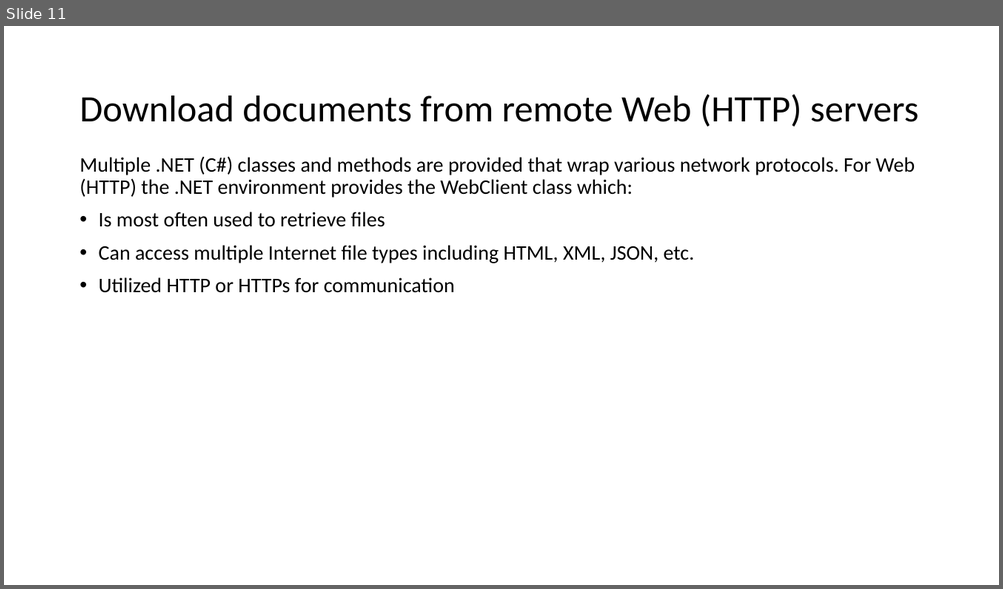
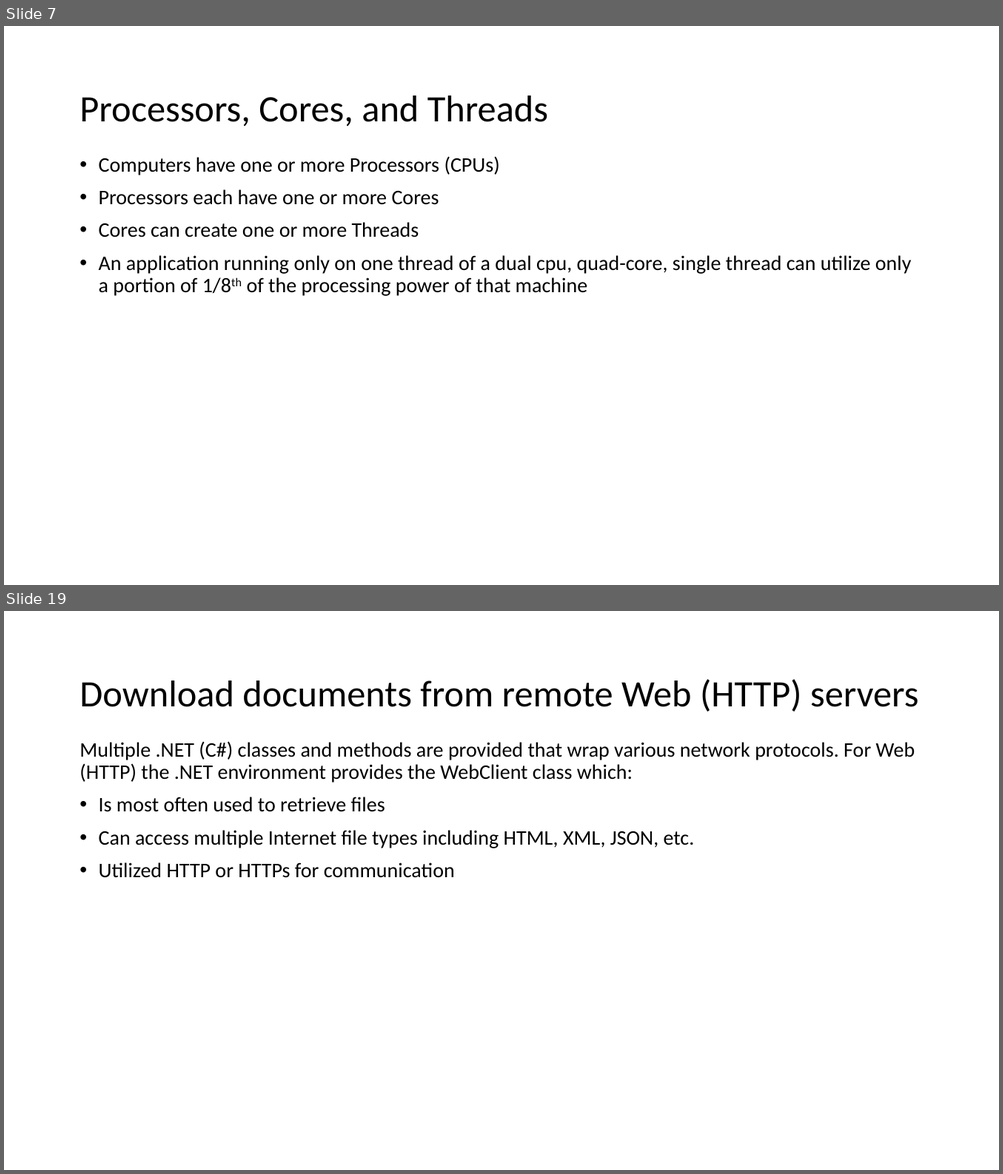
Before and after one commit to EricJPogue/www-epogue-info, a slide deck: CPSC-24500/Week08/2017SpringW08Slides.pptx. Shown one above the other, each under a label of ours: slide 11 before the commit, slides 7 and 19 after it; the slides between them are not shown. The pictures are 1003x589 and 1003x1174 pixels, drawn with LibreOffice and Linux fonts; fonts in the diff are those of the drawing. Boxes give left, top, right and bottom in pixels: in the first picture for what was removed or moved away, otherwise in the second. Text is boxed around its words. In the diff, an @@ line names an element or a change of style, - is before the commit and + after.

```diff
--- a/CPSC-24500/Week08/2017SpringW08Slides.pptx
+++ b/CPSC-24500/Week08/2017SpringW08Slides.pptx
@@ slide 7 added at (x1=4, y1=26, x2=999, y2=585), background #FFFFFF @@
@@ title added at (x1=79, y1=96, x2=548, y2=126), 36 pt, text #000000 @@
+Processors, Cores, and Threads
@@ text added at (x1=99, y1=156, x2=911, y2=296), 20 pt, text #000000 @@
+• Computers have one or more Processors (CPUs)
+• Processors each have one or more Cores
+• Cores can create one or more Threads
+• An application running only on one thread of a dual cpu, quad-core, single thread can utilize only a portion of 1/8th of the processing power of that machine
@@ what was slide 11 is now slide 19 @@
```
Also in this commit, not shown: 4 slides changed, 14 other slides added, 10 slides removed, 3 other files.
